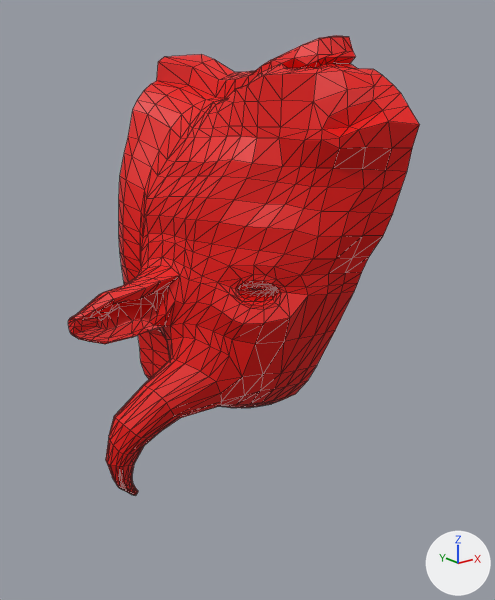
The glTF model bison2.gltf as it was, and as the next commit left it.
Before and after are seen from a 50 mm lens placed at (-3.38, -4.8, 1.67), pointed at (-0.29, -0.93, 0.12). Arrows for +X, +Y and +Z are at lower right; the lights stay in place. Mesh edges are drawn as thin lines. Vertices at the same position are counted once.

Script lines for the objects in view, before the commit:
```python
mat_material = principled_material('Material')
mat_material.base_color = (0.8, 0.00209, 0.0)  # red #e70700
me_plane = bpy.data.meshes.new('Plane')
me_plane.from_pydata(...)  # 729 vertices, 1380 faces; spans x -17.2..0.0, y -0.2..27.7, z -19.8..21.0
me_plane.materials.append(mat_material)  # red #e70700
ob_plane = bpy.data.objects.new('Plane', me_plane)
ob_plane.location = (-0.037, -1.589, -0.025)
ob_plane.rotation_euler = (0.539, 0.0, 0.0)  # degrees (31, 0, 0)
ob_plane.scale = (0.0842, 0.0839, 0.0819)
```
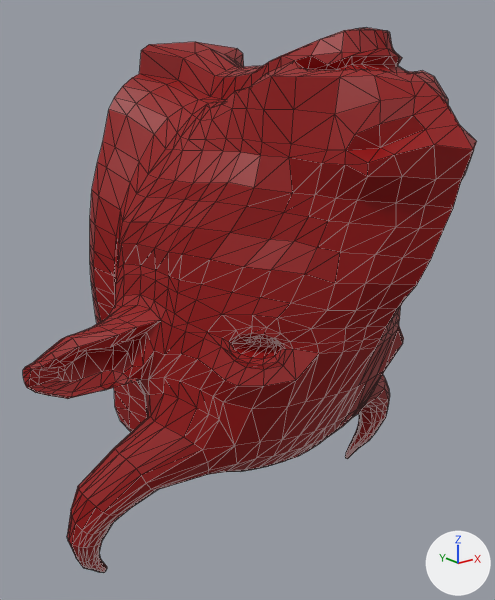
Location of each change, (x1, y1, x2, y2) in pixels of the pictures (495 x 600 px):
'Plane', recoloured, reshaped, moved, turned, rescaled: before (68, 36, 419, 495); after (23, 28, 477, 573)
part 1 of me_plane, added: after (197, 30, 477, 459)

The change, as a list of edits to the scene's bpy script:
```text
Change mat_material:
    mat_material.base_color: (0.8, 0.00209, 0.0) -> (0.296, 0.0, 0.000379)  # red #e70700 -> red #940001
Change me_plane:
    used by ob_plane; location = (-0.037, -1.589, -0.025); rotation_euler = (0.539, 0.0, 0.0), in degrees (31, 0, 0); scale = (0.0842, 0.0839, 0.0819)
    remove me_plane.from_pydata(...)  # 729 vertices, 1380 faces; spans x -17.2..0.0, y -0.2..27.7, z -19.8..21.0
    add me_plane.from_pydata(...)  # 1418 vertices, 2760 faces; spans x -17.2..17.2, y -0.2..27.7, z -19.8..21.0
    me_plane part 1: 685 vertices added at x 0.6..17.2, y -0.2..27.5, z -19.8..21.0
Change ob_plane:
    ob_plane.location: (-0.037, -1.589, -0.025) -> (-0.037, -1.746, -0.438)
    ob_plane.rotation_euler: (0.539, 0.0, 0.0) -> (0.581, 0.0, 0.0)  # degrees (31, 0, 0) -> degrees (33, 0, 0)
    ob_plane.scale: (0.0842, 0.0839, 0.0819) -> (0.103, 0.103, 0.1)
```
